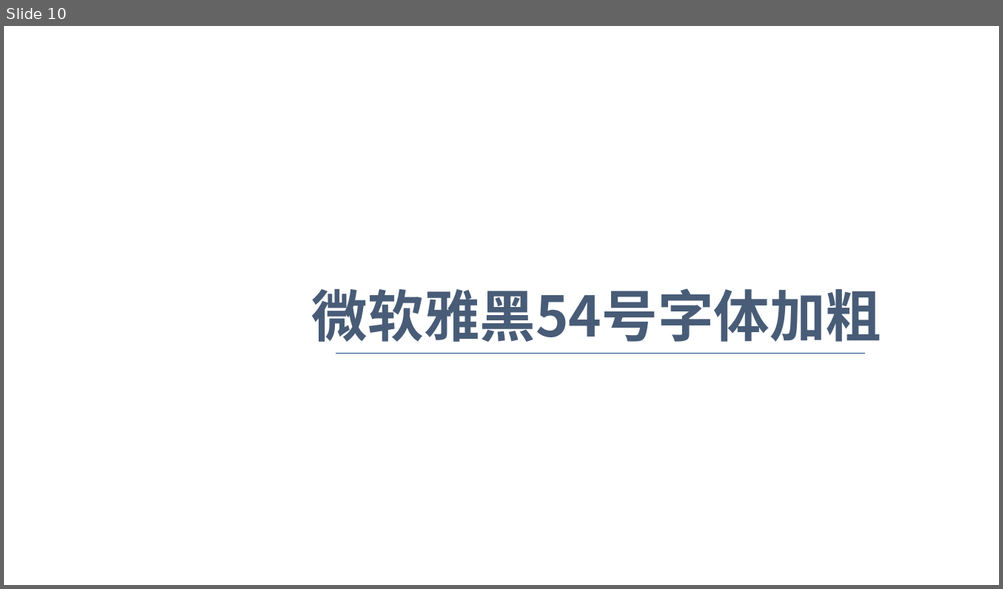
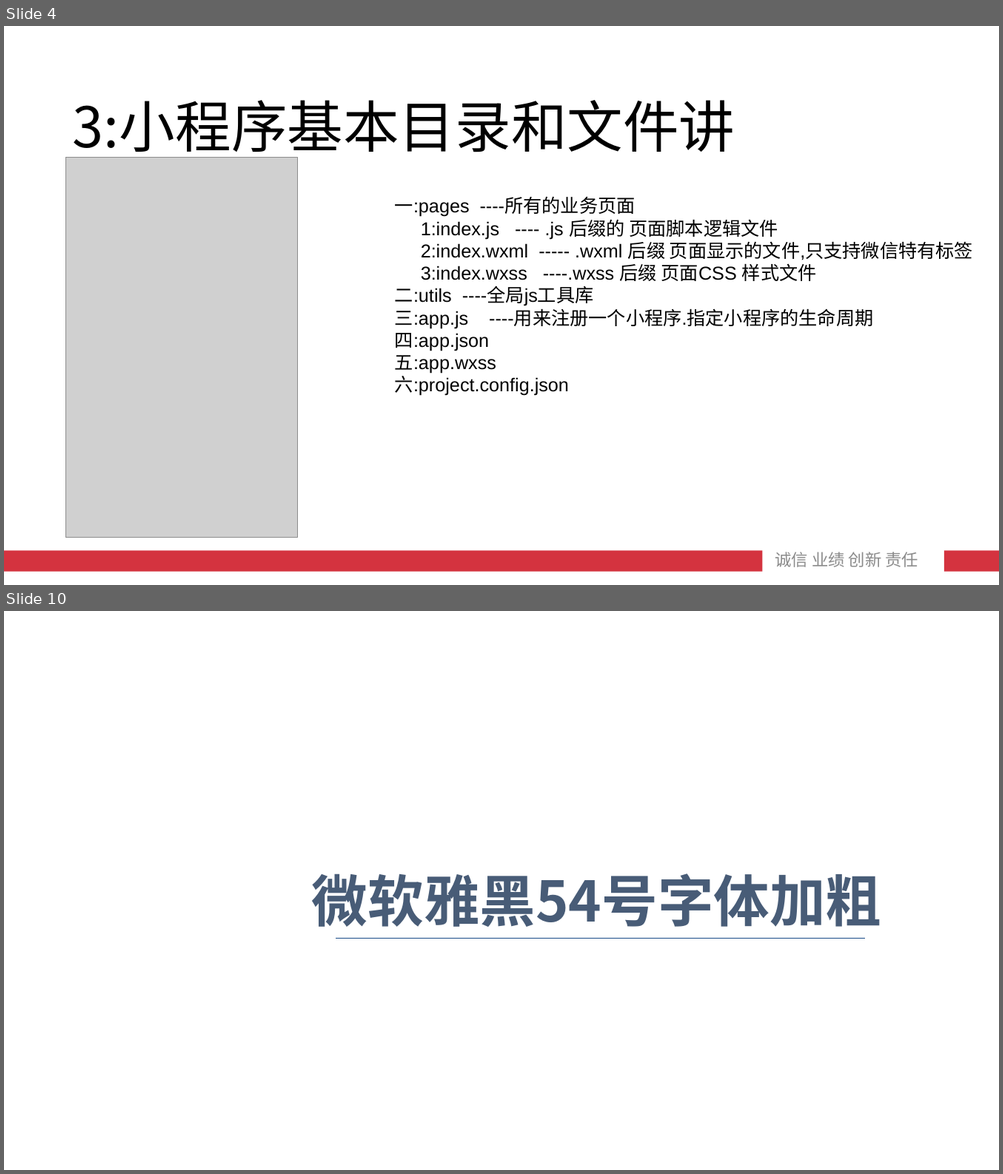
Before and after one commit to roet80736/WXMiniTraining, a slide deck: 微信小程序初级入门.pptx. Shown one above the other, each under a label of ours: slide 10 before the commit, slides 4 and 10 after it; the slides between them are not shown. The pictures are 1003x589 and 1003x1174 pixels, drawn with LibreOffice and Linux fonts; fonts in the diff are those of the drawing; grey boxes stand for pictures; background and template pictures are left out. Boxes give left, top, right and bottom in pixels: in the first picture for what was removed or moved away, otherwise in the second. Text is boxed around its words. In the diff, an @@ line names an element or a change of style, - is before the commit and + after.

```diff
--- a/微信小程序初级入门.pptx
+++ b/微信小程序初级入门.pptx
@@ slide 4 added at [4, 26, 999, 585], background picture (left out) @@
@@ text added at [73, 100, 735, 161], 54 pt, text #000000 @@
+3:小程序基本目录和文件讲解
@@ picture added at [65, 157, 297, 537] @@
@@ text added at [395, 198, 973, 396], 18 pt, text #000000 @@
+一:pages ----所有的业务页面
+1:index.js ---- .js 后缀的 页面脚本逻辑文件
+2:index.wxml ----- .wxml 后缀 页面显示的文件,只支持微信特有标签
+3:index.wxss ----.wxss 后缀 页面CSS 样式文件
+二:utils ----全局js工具库
+三:app.js ----用来注册一个小程序.指定小程序的生命周期
+四:app.json
+五:app.wxss
+六:project.config.json
@@ rectangle added at [4, 551, 762, 572], fill #D4333F @@
@@ text added at [774, 552, 918, 568], 16 pt, text #8C8C8C @@
+诚信 业绩 创新 责任
@@ rectangle added at [944, 551, 999, 572], fill #D4333F @@
```
Also in this commit, not shown: 3 other slides added, 4 slides removed, 12 other files.
